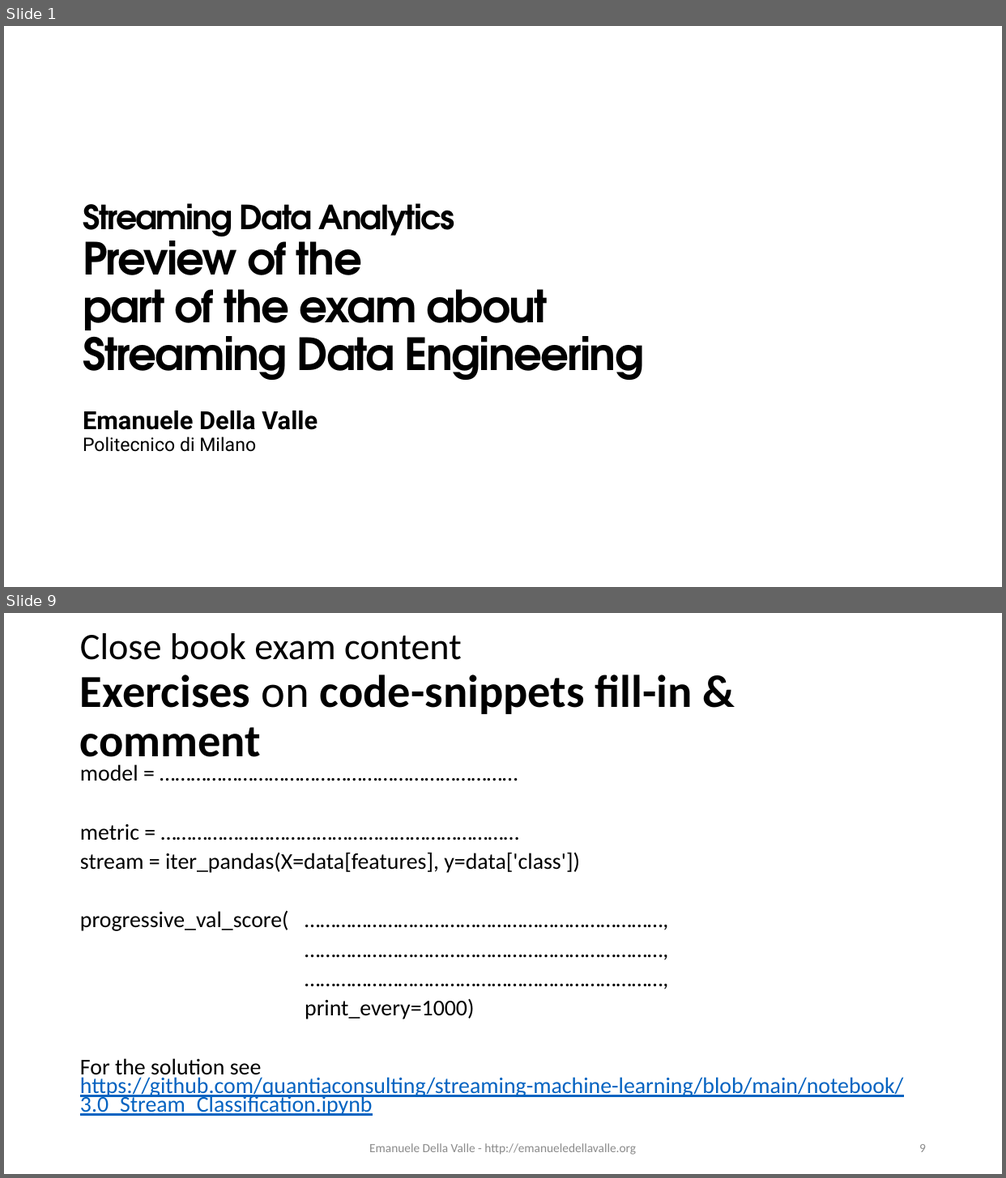
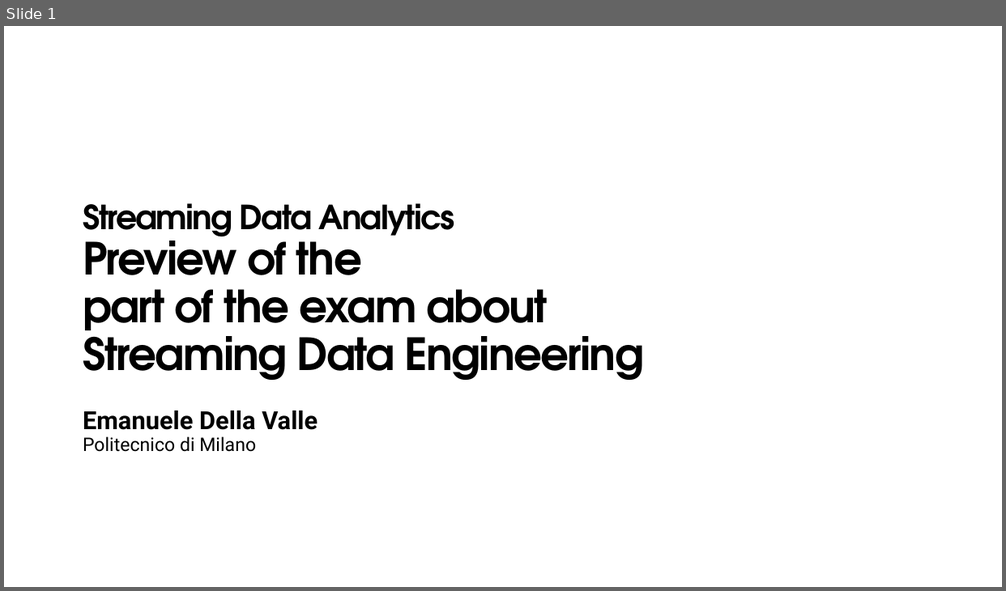
Before and after one commit to eugeniovaretti/streaming-data-analytics, a slide deck: lectures/07_SDE_exam-preview/07_Streaming-Data-Engineering_exam-preview.pptx. Shown one above the other, each under a label of ours: slides 1 and 9 before the commit, slide 1 after it; the slides between them are not shown. The pictures are 1006x1178 and 1006x591 pixels, drawn with LibreOffice and Linux fonts; fonts in the diff are those of the drawing; background and template pictures are left out. Boxes give left, top, right and bottom in pixels: in the first picture for what was removed or moved away, otherwise in the second. Text is boxed around its words. In the diff, an @@ line names an element or a change of style, - is before the commit and + after.

```diff
--- a/lectures/07_SDE_exam-preview/07_Streaming-Data-Engineering_exam-preview.pptx
+++ b/lectures/07_SDE_exam-preview/07_Streaming-Data-Engineering_exam-preview.pptx
@@ slide 9 removed at box(4, 613, 1002, 1174), background #FFFFFF @@
@@ title removed at box(80, 633, 692, 768) @@
-Close book exam content
-Exercises on code-snippets fill-in & comment
@@ text removed at box(80, 764, 904, 1116) @@
-model = ……………………………………………………………
-metric = ……………………………………………………………
-stream = iter_pandas(X=data[features], y=data['class'])
-progressive_val_score( ……………………………………………………………,
-……………………………………………………………,
-……………………………………………………………,
-print_every=1000)
-For the solution see https://github.com/quantiaconsulting/streaming-machine-learning/blob/main/notebook/3.0_Stream_Classification.ipynb
@@ text removed at box(369, 1144, 636, 1155) @@
-Emanuele Della Valle - http://emanueledellavalle.org
@@ page number removed at box(919, 1144, 926, 1152) @@
-9
```
Also in this commit, not shown: 8 slides changed, 1 other file.
